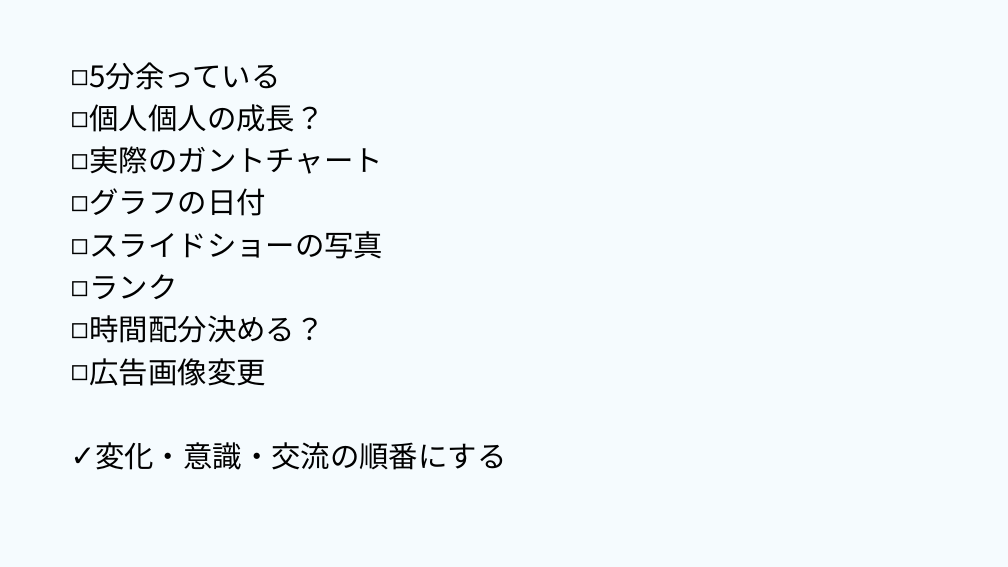
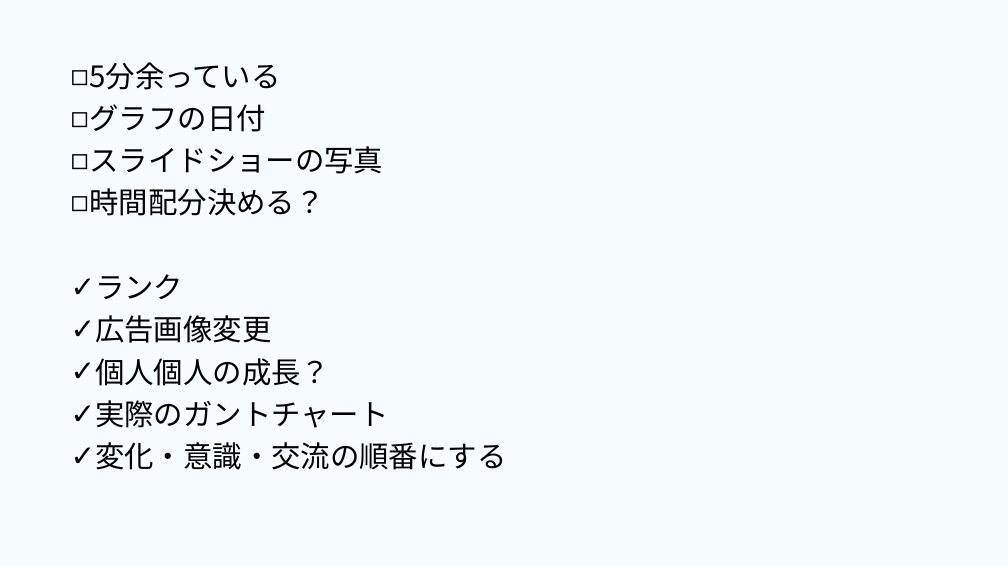
Before and after one commit to dojo2023/E-4, a slide deck: slide 2 of 共有用フォルダー/成果発表.pptx. Drawn at 1008x567 pixels with LibreOffice and Linux fonts; fonts in the diff are those of the drawing. Boxes give left, top, right and bottom in pixels: in the first picture for what was removed or moved away, otherwise in the second. Text is boxed around its words. In the diff, an @@ line names an element or a change of style, - is before the commit and + after.

Commit message:
am

```diff
--- a/共有用フォルダー/成果発表.pptx
+++ b/共有用フォルダー/成果発表.pptx
@@ text at (90, 104, 384, 343): paragraphs added @@
+◻ グラフの日付
+◻ スライドショーの写真
+◻ 時間配分決める？
+✓ ランク
+✓ 広告画像変更
@@ text at (90, 188, 384, 386): paragraphs removed @@
-◻ グラフの日付
-◻ スライドショーの写真
-◻ ランク
-◻ 時間配分決める？
-◻ 広告画像変更
@@ text at (95, 358, 388, 428): bullet ◻ to ✓ @@
```
Also in this commit, not shown: 7 other slides changed, 1 slide added, 1 slide removed.
